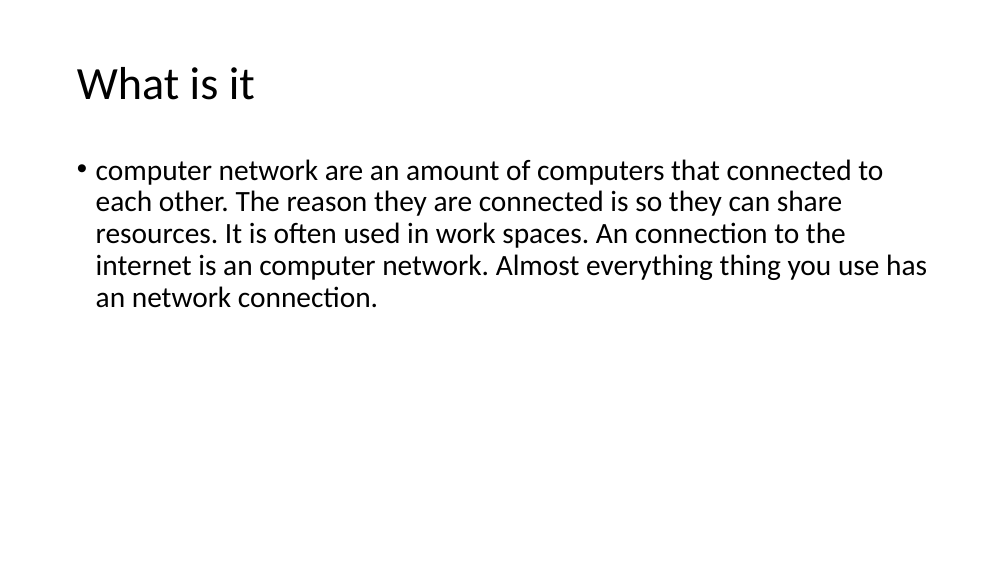
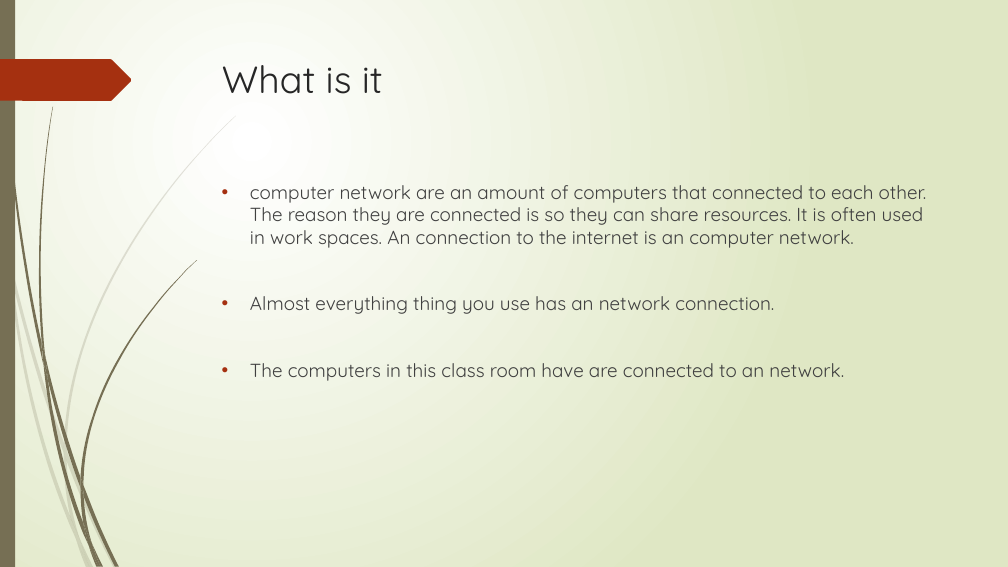
Before and after one commit to JasmanRai/school-work-new, a slide deck: slide 3 of Computer Networking.pptx. Drawn at 1008x567 pixels with LibreOffice and Linux fonts; fonts in the diff are those of the drawing. Boxes give left, top, right and bottom in pixels: in the first picture for what was removed or moved away, otherwise in the second. Text is boxed around its words. In the diff, an @@ line names an element or a change of style, - is before the commit and + after.

```diff
--- a/Computer Networking.pptx
+++ b/Computer Networking.pptx
@@ background #FFFFFF to gradient #FFFFFF to #DFE8C4 @@
@@ rectangle added at <box>0,0,15,567</box>, fill #766F54 @@
@@ freeform shape added at <box>0,59,132,101</box>, fill #A53010 @@
@@ title "What is it": place and size @@
-title "What is it" at <box>77,67,255,100</box>
+title "What is it" at <box>222,65,383,94</box>
@@ title "What is it" at <box>222,65,383,94</box>: size 44 to 36 pt, font Calibri to Quicksand, text colour #000000 to #262626; line spacing 0.9 to 1; vertical alignment middle to top @@
@@ text at <box>250,185,927,381</box>: text changed; size 28 to 18 pt; font Calibri to Quicksand; text colour #000000 to #404040 @@
-• computer network are an amount of computers that connected to each other. The reason they are connected is so they can share resources. It is often used in work spaces. An connection to the internet is an computer network. Almost everything thing you use has an network connection.
+• computer network are an amount of computers that connected to each other. The reason they are connected is so they can share resources. It is often used in work spaces. An connection to the internet is an computer network.
+• Almost everything thing you use has an network connection.
+• The computers in this class room have are connected to an network.
@@ group added at <box>0,116,236,567</box>: 10 freeform shapes @@
@@ group added at <box>2,0,197,567</box>: 12 freeform shapes @@
```
Also in this commit, not shown: 4 other slides changed, 2 slides added, 1 slide removed.
